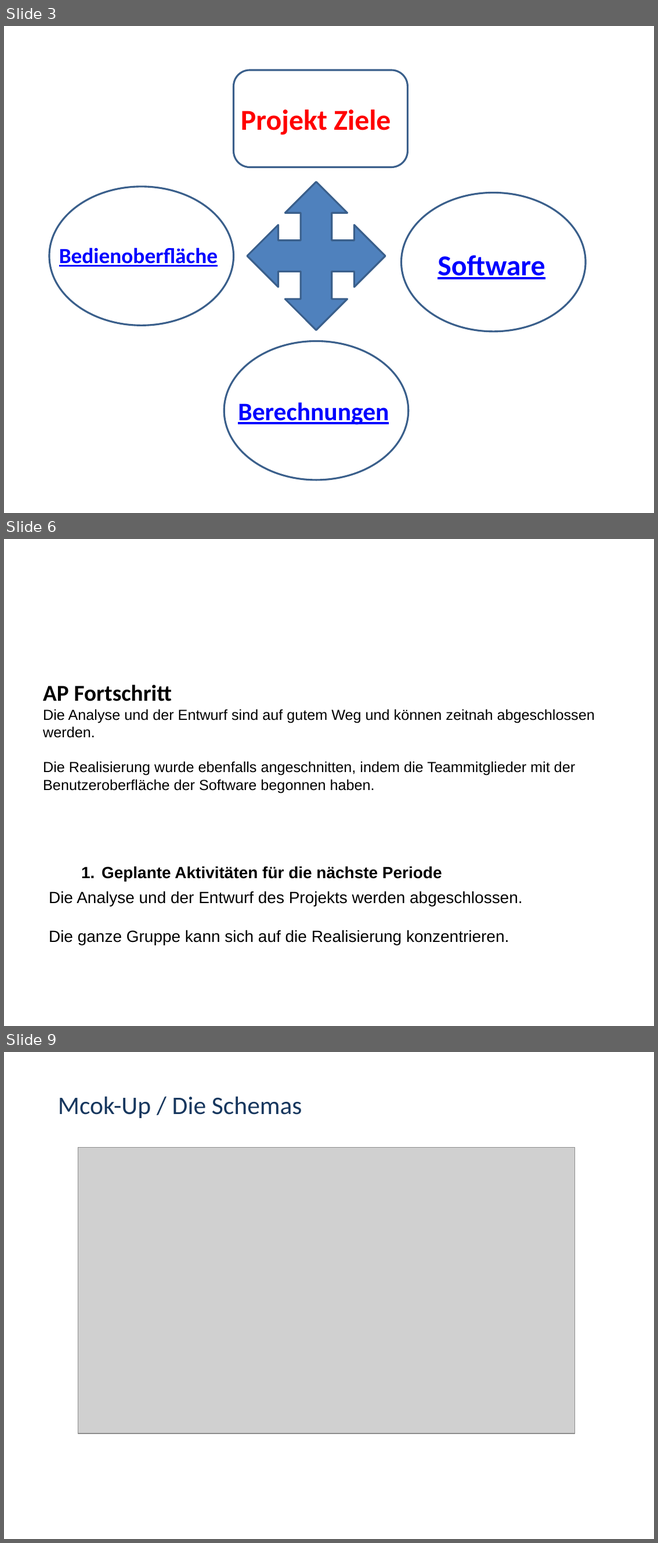
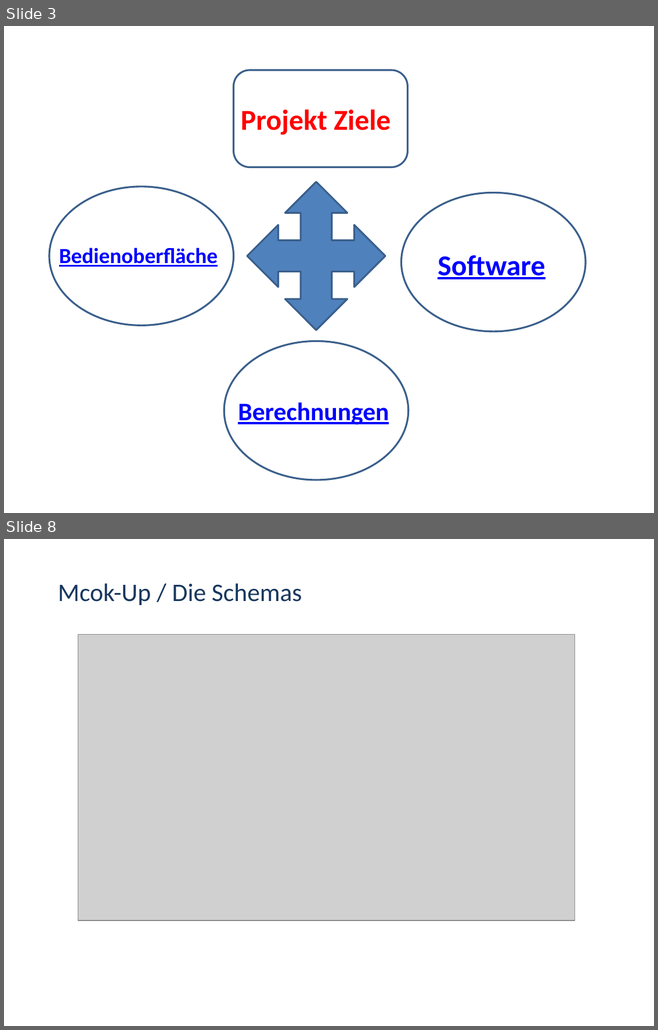
Before and after one commit to marinataborda/P2Organisation, a slide deck: ZwischenPresäntation.pptx. Shown one above the other, each under a label of ours: slides 3, 6 and 9 before the commit, slides 3 and 8 after it; the slides between them are not shown. The pictures are 658x1543 and 658x1030 pixels, drawn with LibreOffice and Linux fonts; fonts in the diff are those of the drawing; grey boxes stand for pictures. Boxes give left, top, right and bottom in pixels: in the first picture for what was removed or moved away, otherwise in the second. Text is boxed around its words. In the diff, an @@ line names an element or a change of style, - is before the commit and + after.

```diff
--- a/ZwischenPresäntation.pptx
+++ b/ZwischenPresäntation.pptx
@@ slide 6 removed at (x1=4, y1=539, x2=654, y2=1026), background #FFFFFF @@
@@ title removed at (x1=43, y1=685, x2=594, y2=793) @@
-  AP Fortschritt
-Die Analyse und der Entwurf sind auf gutem Weg und können zeitnah abgeschlossen werden.
-Die Realisierung wurde ebenfalls angeschnitten, indem die Teammitglieder mit der Benutzeroberfläche der Software begonnen haben.
@@ text removed at (x1=49, y1=866, x2=522, y2=946) @@
-  1. Geplante Aktivitäten für die nächste Periode
-Die Analyse und der Entwurf des Projekts werden abgeschlossen.
-Die ganze Gruppe kann sich auf die Realisierung konzentrieren.
@@ what was slide 9 is now slide 8 @@
```
Also in this commit, not shown: 5 slides changed, 2 slides added, 2 other slides removed.
